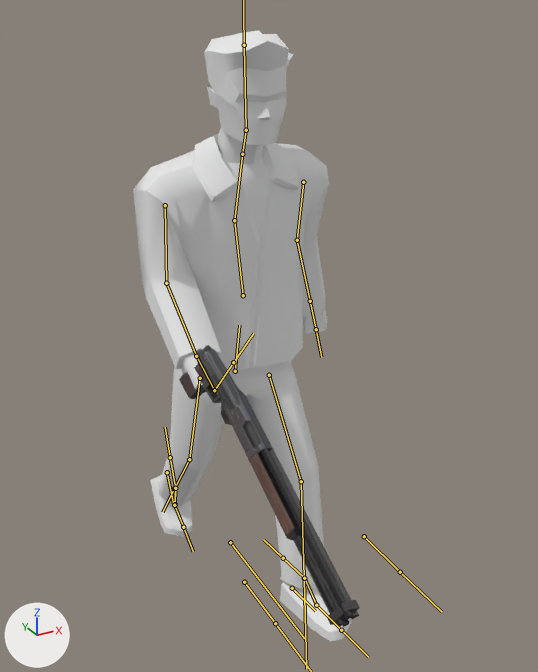
Renders of the FBX model Assets/BZ_ENV/Models/bz_characters/player/bz_hero_01.fbx from each side of a commit.
Before and after are seen from a camera (50 mm lens) standing at (-0.99, -1.99, 1.89) and looking at (0.0, -0.18, 0.99). The axes (+X, +Y, +Z) are drawn at lower left. The lights are the same throughout. Both versions are drawn at frame 4 of the action 'L_Char01|GG_Walk_01'; the numbers are the values there. The bones that bend it are drawn over the model as lines.

Names of what the first picture shows: 'bz_hero_01', 'bz_wp_handgun_01', 'bz_wp_shotgun_01'.
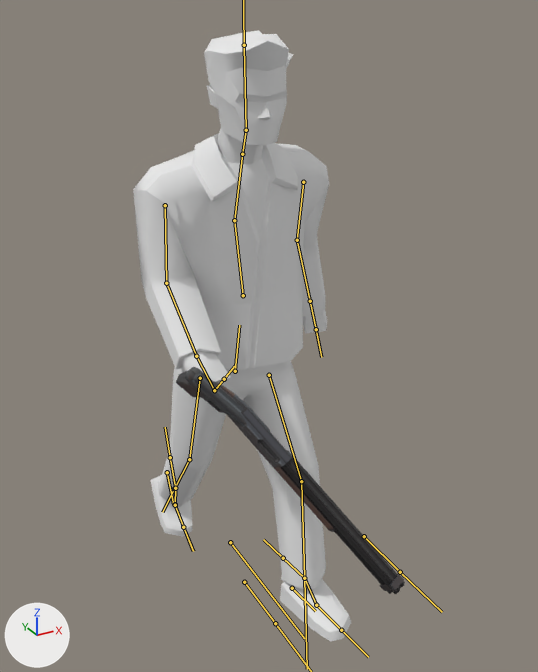
Where the change shows, as pixel boxes (x1, y1, x2, y2) in the pictures (538 x 672 px):
'bz_hero_01', posed
    both: (133, 30, 351, 641)
'bz_wp_shotgun_01', posed (21% wider, 12% shorter)
    before: (203, 386, 360, 628)
    after: (215, 382, 405, 594)
'bz_wp_handgun_01', posed (14% wider, 6% shorter)
    before: (179, 345, 241, 409)
    after: (176, 367, 247, 427)
bone 'weapon.r', root to tip
    before: (214, 390) to (233, 362)
    after: (214, 390) to (224, 379)

The change in detail:
Bone 'weapon.r' (bone_weapon_r) turns from (0, 0, 0) to (-36, 21, -32) degrees about its own x, y and z.
